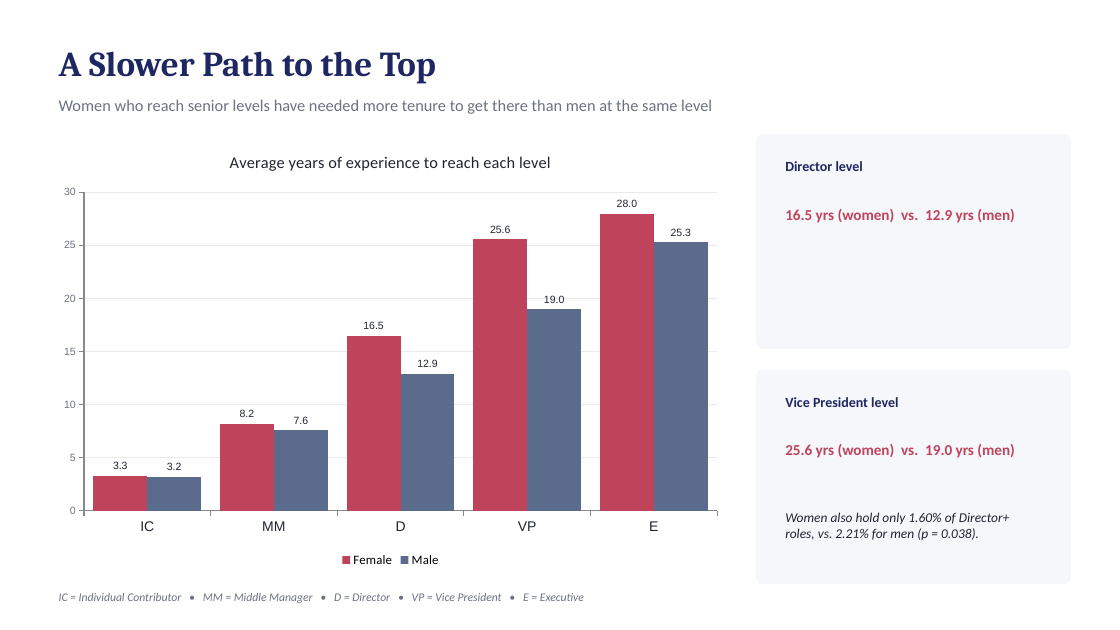
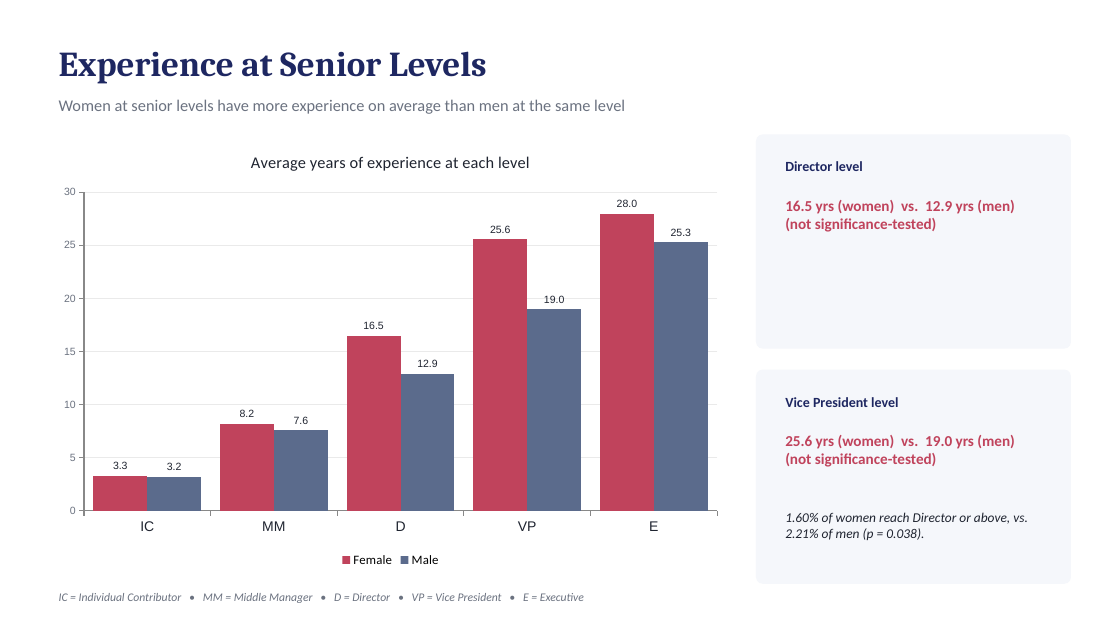
Before and after one commit to glowwormkpo/Workplace_Diversity, a slide deck: slide 9 of Workplace_Diversity_Analysis_Deck.pptx. Drawn at 1120x630 pixels with LibreOffice and Linux fonts; fonts in the diff are those of the drawing. Boxes give left, top, right and bottom in pixels: in the first picture for what was removed or moved away, otherwise in the second. Text is boxed around its words. In the diff, an @@ line names an element or a change of style, - is before the commit and + after.

```diff
--- a/Workplace_Diversity_Analysis_Deck.pptx
+++ b/Workplace_Diversity_Analysis_Deck.pptx
@@ text at bbox=[59, 51, 487, 84]: text changed @@
-A Slower Path to the Top
+Experience at Senior Levels
@@ text at bbox=[59, 99, 625, 114]: text changed @@
-Women who reach senior levels have needed more tenure to get there than men at the same level
+Women at senior levels have more experience on average than men at the same level
@@ column chart at bbox=[50, 134, 731, 571] @@
@@ title "Average years of experience to reach each level" to "Average years of experience at each level" @@
@@ text at bbox=[785, 200, 1014, 232]: text changed @@
-16.5 yrs (women) vs. 12.9 yrs (men)
+16.5 yrs (women) vs. 12.9 yrs (men) (not significance-tested)
@@ text at bbox=[785, 435, 1014, 467]: text changed @@
-25.6 yrs (women) vs. 19.0 yrs (men)
+25.6 yrs (women) vs. 19.0 yrs (men) (not significance-tested)
@@ text at bbox=[785, 512, 1028, 540]: text changed @@
-Women also hold only 1.60% of Director+ roles, vs. 2.21% for men (p = 0.038).
+1.60% of women reach Director or above, vs. 2.21% of men (p = 0.038).
```
Also in this commit, not shown: 8 other slides changed, 4 other files.
